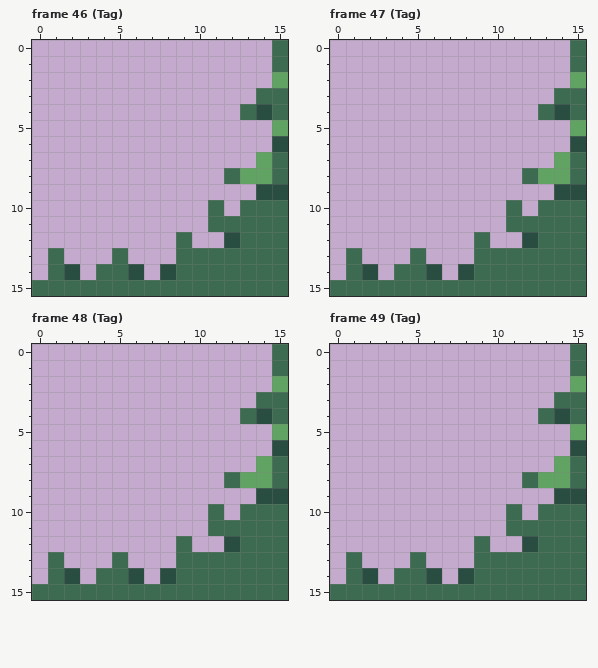
One commit to this pixel-art file: assets_builders/Art/GrassTiles.aseprite. This is how it looked before the edit.
16x16 pixels, 97 frames. Shown: frame 46 (Tag), frame 47 (Tag), frame 48 (Tag), frame 49 (Tag). The commit also changed other frames, which this record leaves out.
New version:
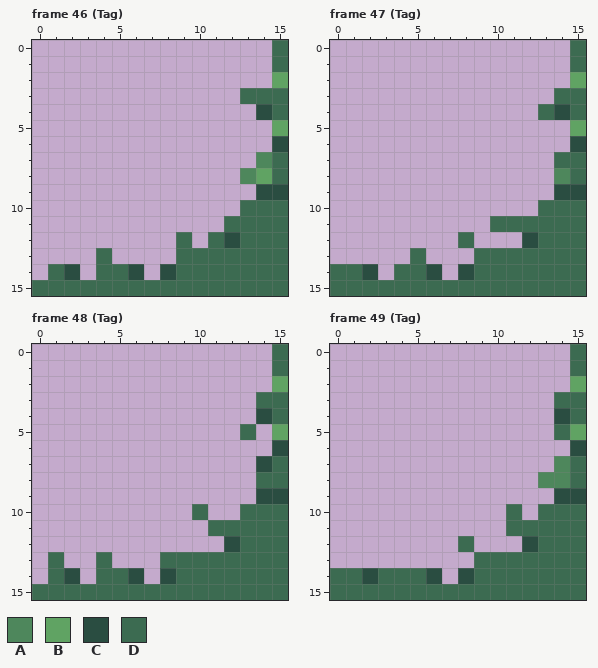
Palette (. is transparent): A #4e875c  B #60a363  C #2a4d41  D #3c6b51
Diff:
Frame 46 (Tag), layer "Background":
y 3: x 13 . -> D
y 4: x 13 D -> .
y 7: x 14 B -> A
y 8: x 12..13 DB -> .A
y 10..11: x 11 D -> .
y 12: x 11 . -> D
y 13: x 1 D -> .; x 4..5 .D -> D.
Frame 47 (Tag), layer "Background":
y 7: x 14 B -> D
y 8: x 12..14 DBB -> ..A
y 10: x 11 D -> .
y 11: x 10 . -> D
y 12: x 8..9 .D -> D.
y 13: x 1 D -> .
y 14: x 0 . -> D
Frame 48 (Tag), layer "Background":
y 4: x 13 D -> .
y 5: x 13 . -> D
y 7: x 14 B -> C
y 8: x 12..14 DBB -> ..D
y 10: x 10..11 .D -> D.
y 12: x 9 D -> .
y 13: x 4..5 .D -> D.; x 8 . -> D
Frame 49 (Tag), layer "Background":
y 4: x 13 D -> .
y 5: x 14 . -> D
y 7: x 14 B -> A
y 8: x 12..14 DBB -> .AA
y 12: x 8..9 .D -> D.
y 13: x 1 D -> .; x 5 D -> .
y 14: x 0 . -> D; x 3 . -> D
Boxes around the changes in both pictures, in picture pixels (x1, y1, x2, y2):
changed: (208, 88, 272, 248)
changed: (48, 248, 128, 264)
changed: (458, 152, 570, 248)
changed: (330, 248, 362, 280)
changed: (96, 408, 272, 568)
changed: (522, 408, 570, 488)
changed: (330, 536, 490, 584)
